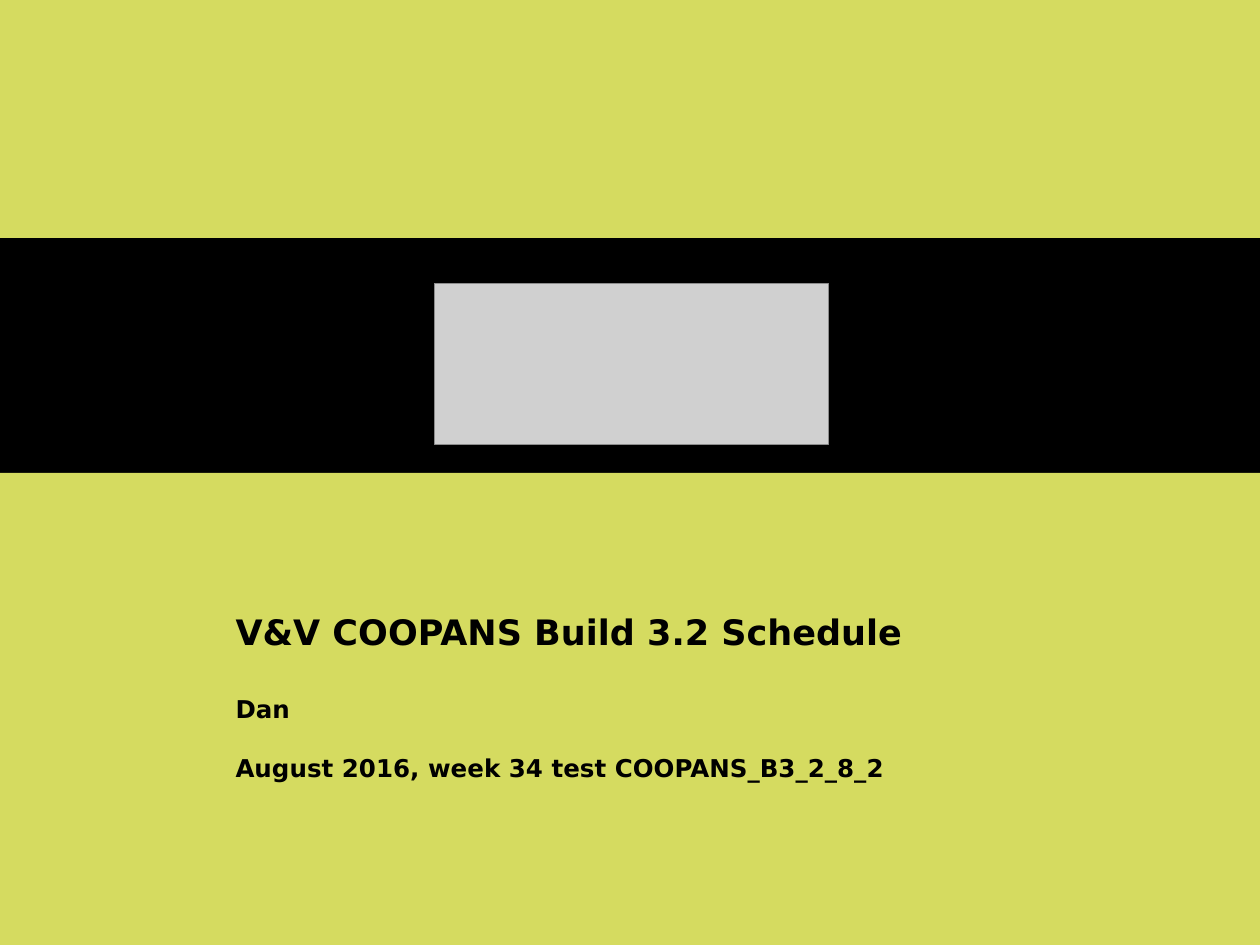
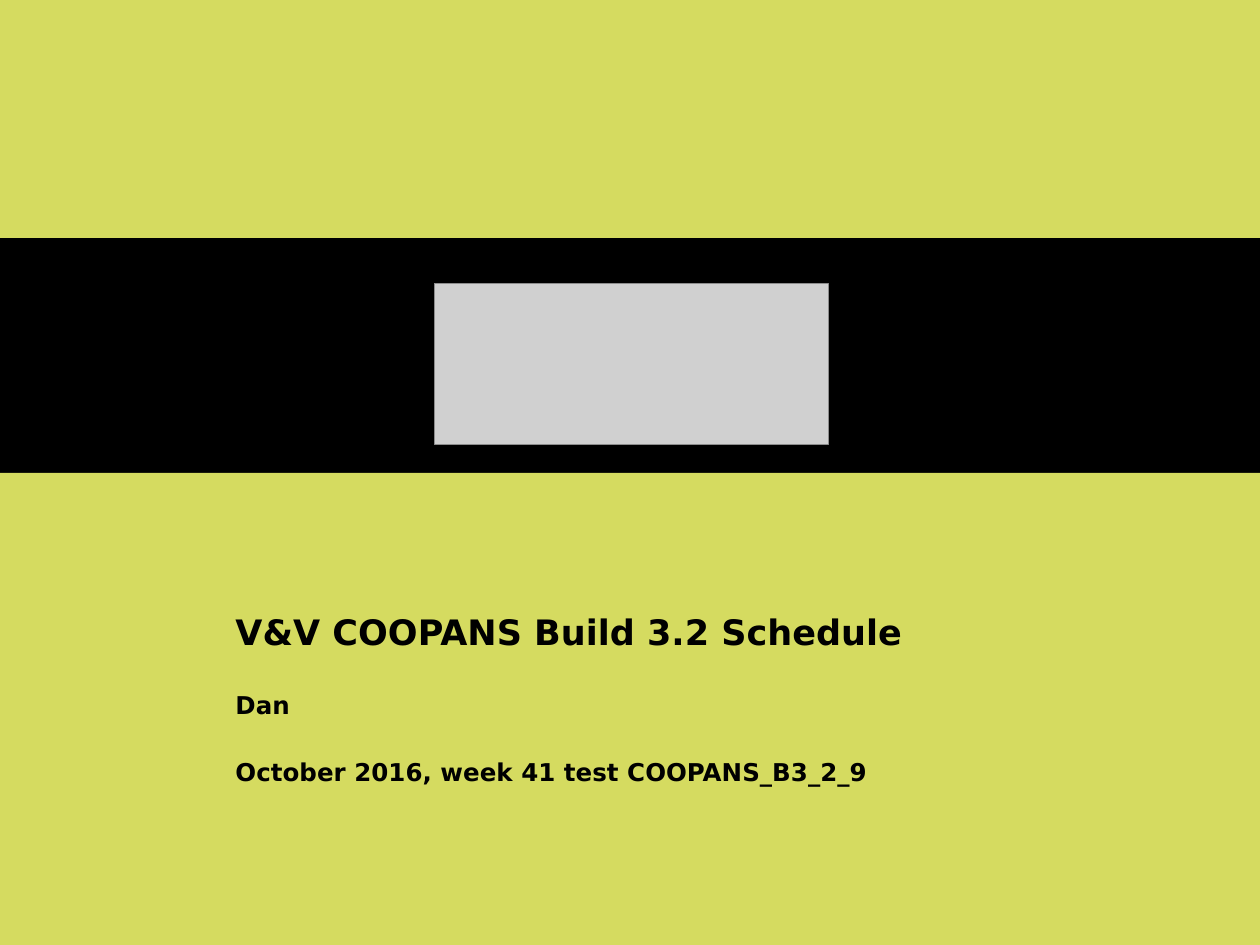
Before and after one commit to danchrist/officedoc, a slide deck: slide 1 of agenda_2016W34_1 [632300].pptx. Drawn at 1260x945 pixels with LibreOffice and Linux fonts; fonts in the diff are those of the drawing; grey boxes stand for pictures; background and template pictures are left out. Boxes give left, top, right and bottom in pixels: in the first picture for what was removed or moved away, otherwise in the second. Text is boxed around its words. In the diff, an @@ line names an element or a change of style, - is before the commit and + after.

```diff
--- a/agenda_2016W34_1 [632300].pptx
+++ b/agenda_2016W34_1 [632300].pptx
@@ text at bbox=[235, 762, 866, 787]: text changed @@
-August 2016, week 34 test COOPANS_B3_2_8_2
+October 2016, week 41 test COOPANS_B3_2_9
```
Also in this commit, not shown: 9 other slides changed.
